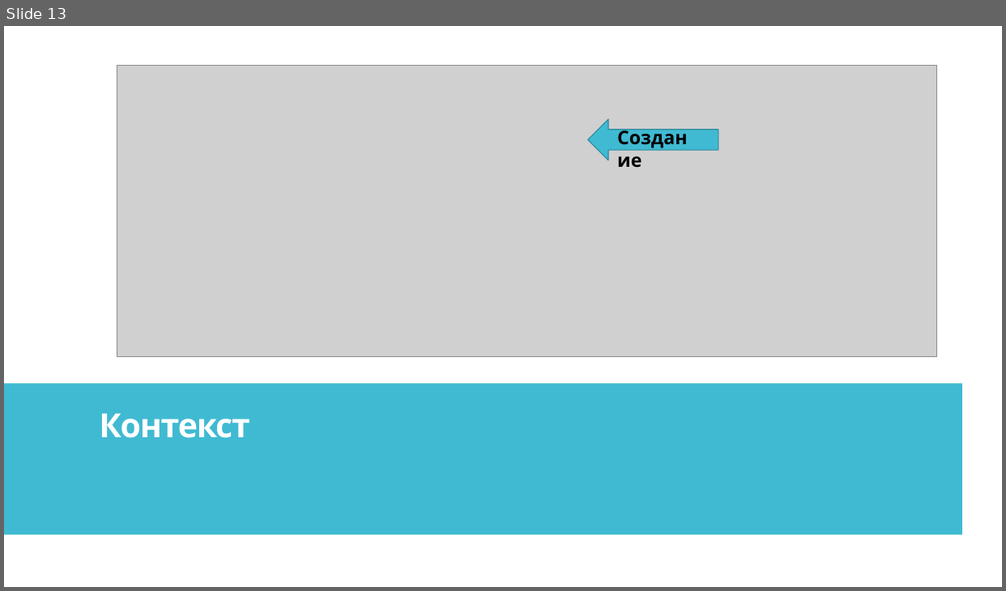
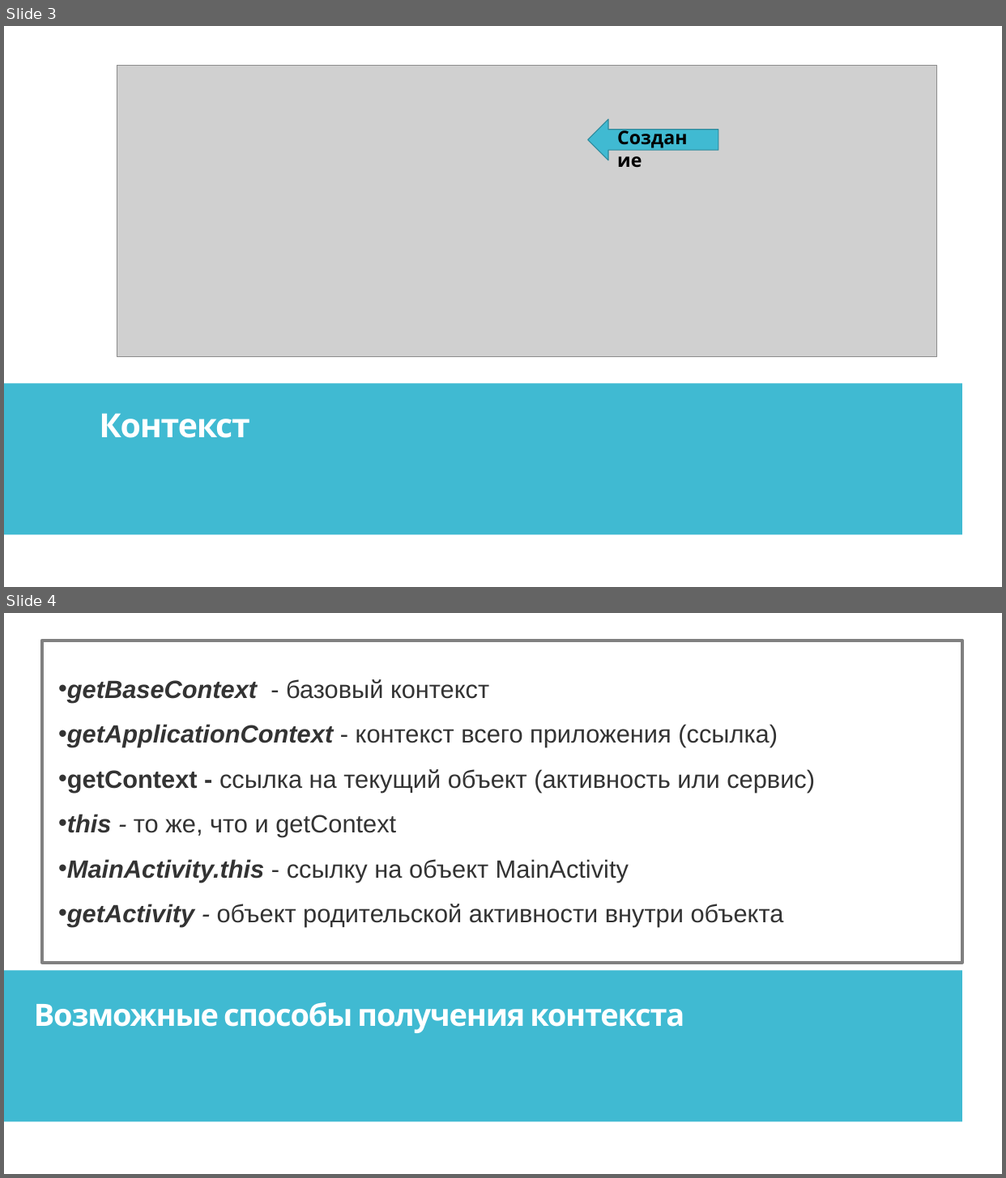
Before and after one commit to IriEfremova/LessonsCube, a slide deck: Android/Lesson15/ContextIntent.pptx. Shown one above the other, each under a label of ours: slide 13 before the commit, slides 3 and 4 after it. The pictures are 1006x591 and 1006x1178 pixels, drawn with LibreOffice and Linux fonts; fonts in the diff are those of the drawing; grey boxes stand for pictures. Boxes give left, top, right and bottom in pixels: in the first picture for what was removed or moved away, otherwise in the second. Text is boxed around its words. In the diff, an @@ line names an element or a change of style, - is before the commit and + after.

```diff
--- a/Android/Lesson15/ContextIntent.pptx
+++ b/Android/Lesson15/ContextIntent.pptx
@@ slide 4 added at (4,613,1002,1174), background #FFFFFF; not listed: 2 template elements that a slide beside it also shows @@
@@ rectangle added at (4,613,1002,1174), fill #FFFFFF @@
@@ rectangle added at (42,641,963,964), outline #808080 3 pt @@
@@ text added at (67,679,815,927), 24 pt, text #333333 @@
+• getBaseContext - базовый контекст
+• getApplicationContext - контекст всего приложения (ссылка)
+• getContext - ссылка на текущий объект (активность или сервис)
+• this - то же, что и getContext
+• MainActivity.this - ссылку на объект MainActivity
+• getActivity - объект родительской активности внутри объекта
@@ rectangle added at (4,971,962,1122), fill #40BAD2 @@
@@ text added at (34,1003,684,1033), 29.6 pt, text #FFFFFF, bold @@
+Возможные способы получения контекста
@@ what was slide 13 is now slide 3 @@
```
Also in this commit, not shown: 6 slides changed, 9 other slides added, 5 slides removed.
